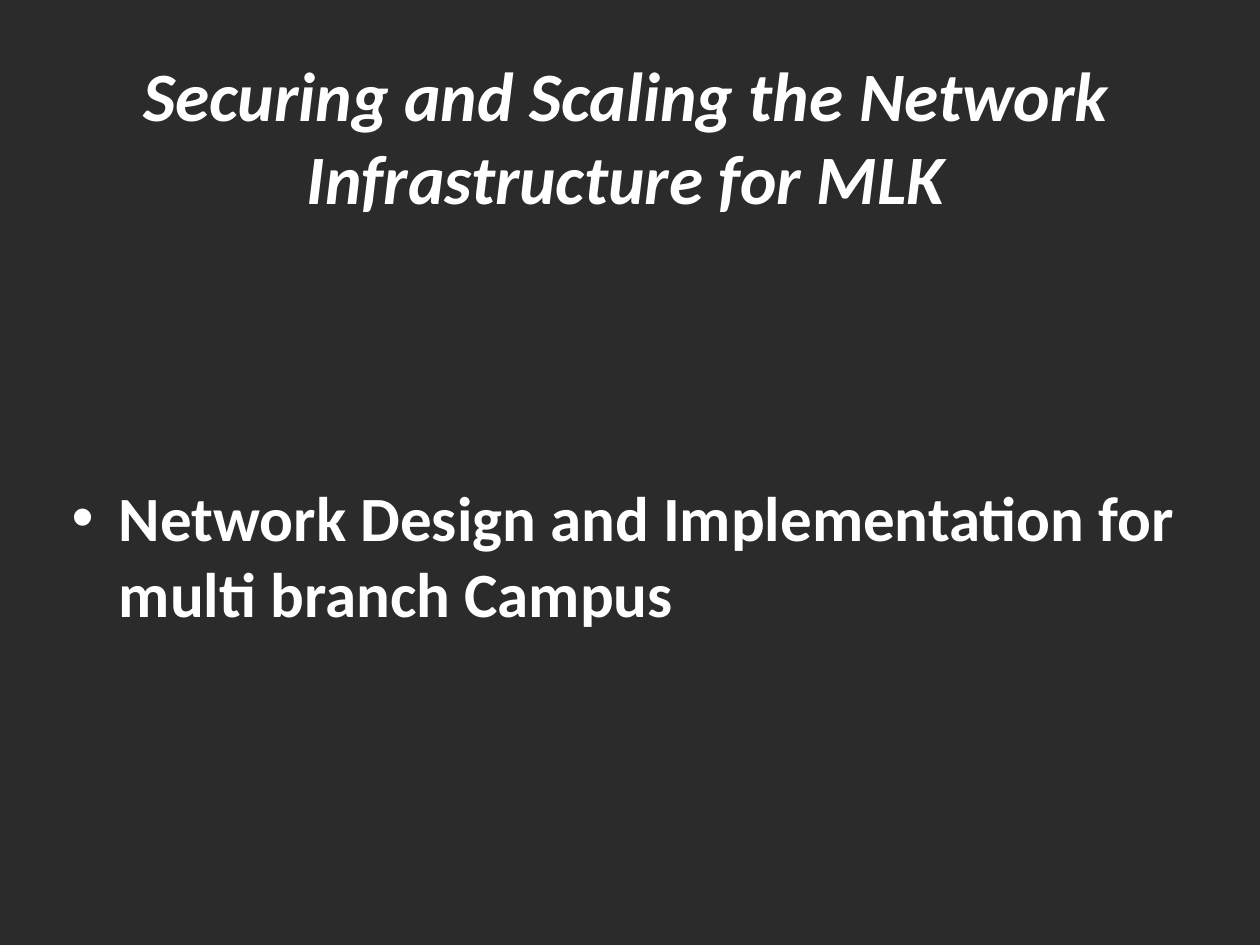
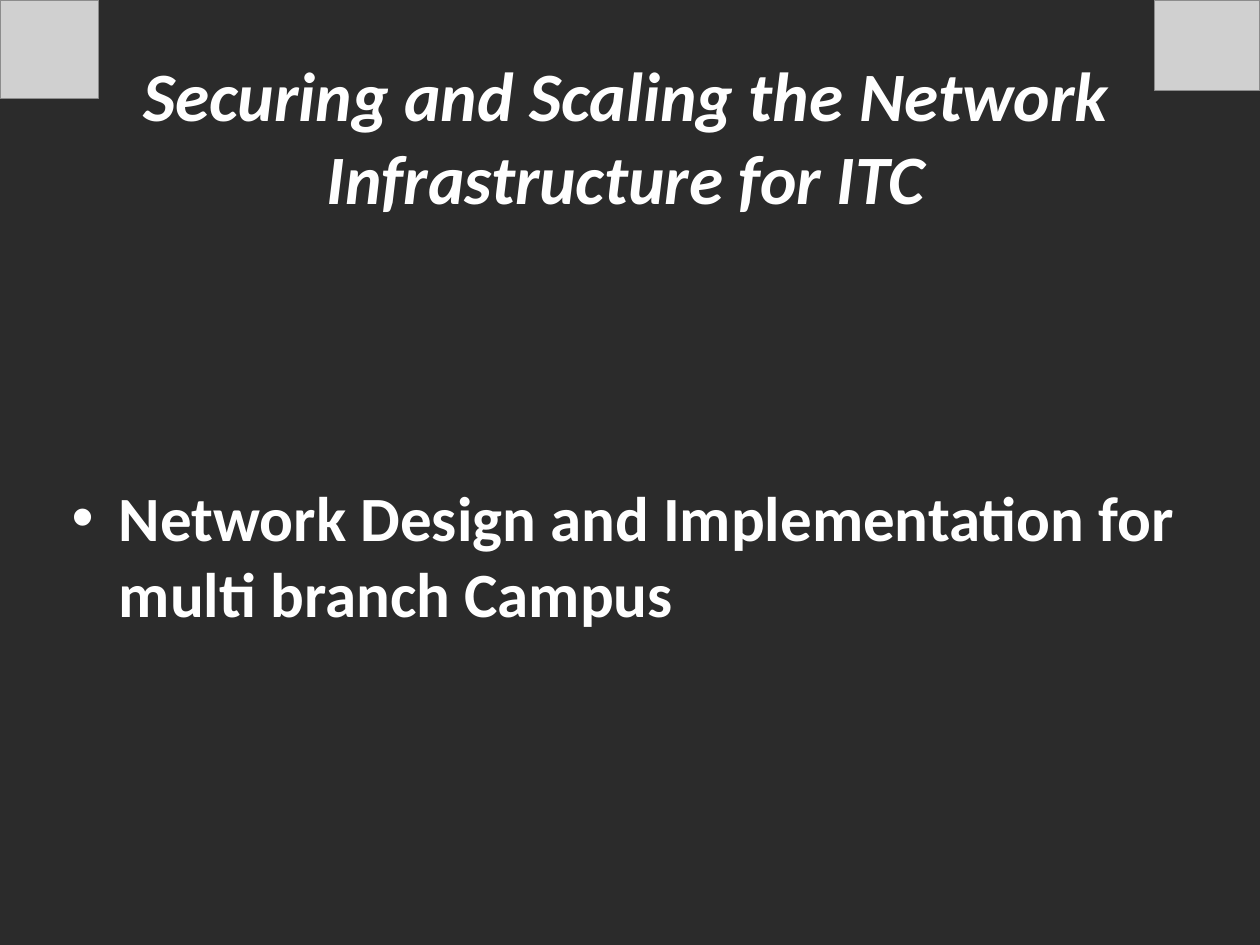
Before and after one commit to Zero-555/ITC-University-Network, a slide deck: slide 1 of Project Presentation-ITC University.pptx. Drawn at 1260x945 pixels with LibreOffice and Linux fonts; fonts in the diff are those of the drawing; grey boxes stand for pictures; background and template pictures are left out; a plain dark background stands for a picture behind light text. Boxes give left, top, right and bottom in pixels: in the first picture for what was removed or moved away, otherwise in the second. Text is boxed around its words. In the diff, an @@ line names an element or a change of style, - is before the commit and + after.

```diff
--- a/Project Presentation-ITC University.pptx
+++ b/Project Presentation-ITC University.pptx
@@ picture added at (x1=0, y1=0, x2=98, y2=98) @@
@@ picture added at (x1=1154, y1=0, x2=1260, y2=91) @@
@@ title at (x1=143, y1=72, x2=1108, y2=212): text changed @@
-Securing and Scaling the Network Infrastructure for MLK
+Securing and Scaling the Network Infrastructure for ITC
```
Also in this commit, not shown: 15 other slides changed, 1 slide added.
